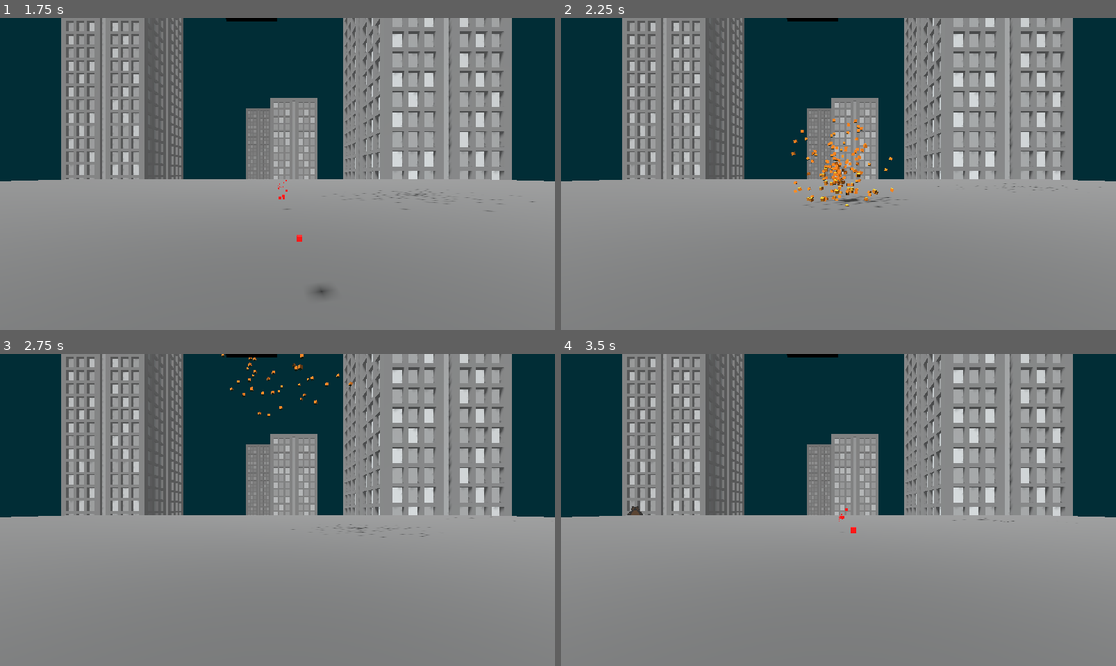
Above: before the commit, frames 1-4 (two rows, left to right).
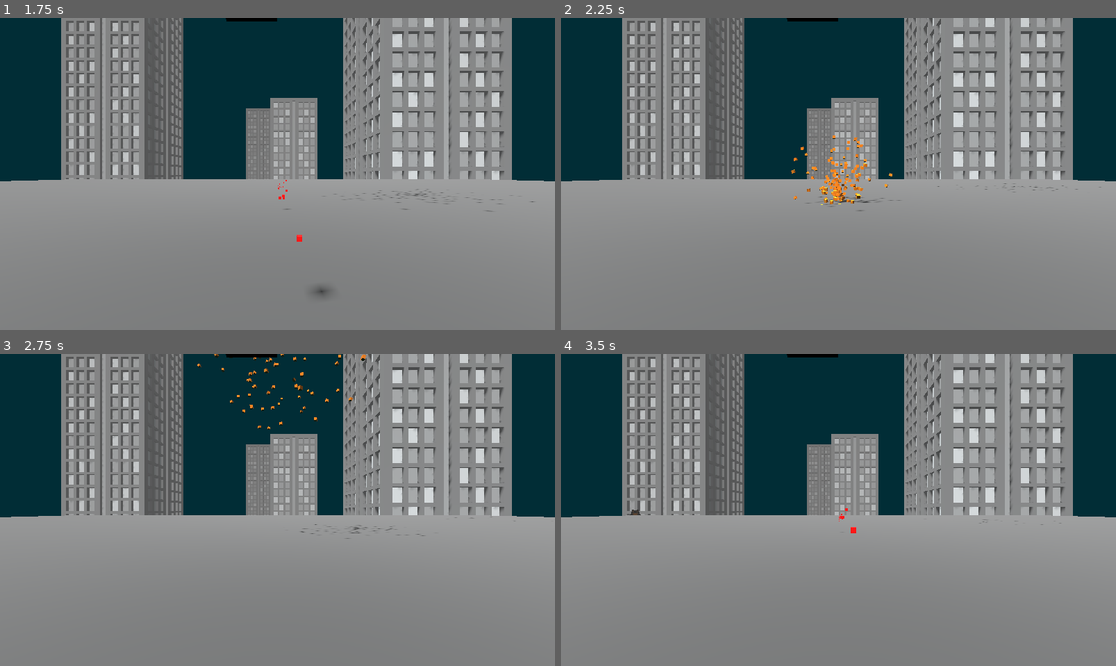
Above: after the commit, the same moments.

Repository: Majsek/Project_BC
Game: Godot game, scene res://scenes/world.tscn
The game is run twice, just before and just after one commit, with the same random seed, the same clock (stepped at 60 frames per second) and the same inputs.
Inputs:
- Up to frame 1 (1.75 s): tap Enter (ui_accept) at 0.5, 0.77, 1.52 s; hold Up (ui_up) 0.53-1.28 s; hold Down (ui_down) from 1.28 s (still down)
- Up to frame 2 (2.25 s): release Down (ui_down) at 2.03 s; hold Up (ui_up) from 2.03 s (still down)
- Up to frame 3 (2.75 s): keep holding Up (ui_up)
- Up to frame 4 (3.5 s): keep holding Up (ui_up); tap Enter (ui_accept) at 3.02 s

Frame 1 is identical in both runs. In frame 2, 1.1% of the frame differs, in the area x 41-63%, y 32-62%; in frame 3, 0.6%; in frame 4, less than 0.1%.

Commit message:
enemy spawn animation updated

Diff:
--- a/scenes/enemy.tscn
+++ b/scenes/enemy.tscn
@@ -14,7 +14,7 @@
 
 [sub_resource type="Animation" id="Animation_hu83i"]
 resource_name = "enemy_spawn"
-length = 4.0
+length = 3.6
 tracks/0/type = "value"
 tracks/0/imported = false
 tracks/0/enabled = true
@@ -22,10 +22,10 @@
 tracks/0/interp = 2
 tracks/0/loop_wrap = true
 tracks/0/keys = {
-"times": PackedFloat32Array(0, 2.3, 3.1, 3.8, 4),
-"transitions": PackedFloat32Array(0.535887, 2.92817, 0.870551, 1.18921, 1),
+"times": PackedFloat32Array(0, 2.3, 3.1, 3.4, 3.6),
+"transitions": PackedFloat32Array(0.535887, 2.92817, 0.870551, 1.1487, 1),
 "update": 0,
-"values": [-8.0, -0.6, -0.6, 0.2, 0.0]
+"values": [-8.0, -0.9, -0.8, 0.2, 0.0]
 }
 tracks/1/type = "value"
 tracks/1/imported = false
@@ -34,7 +34,7 @@
 tracks/1/interp = 1
 tracks/1/loop_wrap = true
 tracks/1/keys = {
-"times": PackedFloat32Array(0, 4),
+"times": PackedFloat32Array(0, 3.6),
 "transitions": PackedFloat32Array(1, 1),
 "update": 1,
 "values": [false, true]
